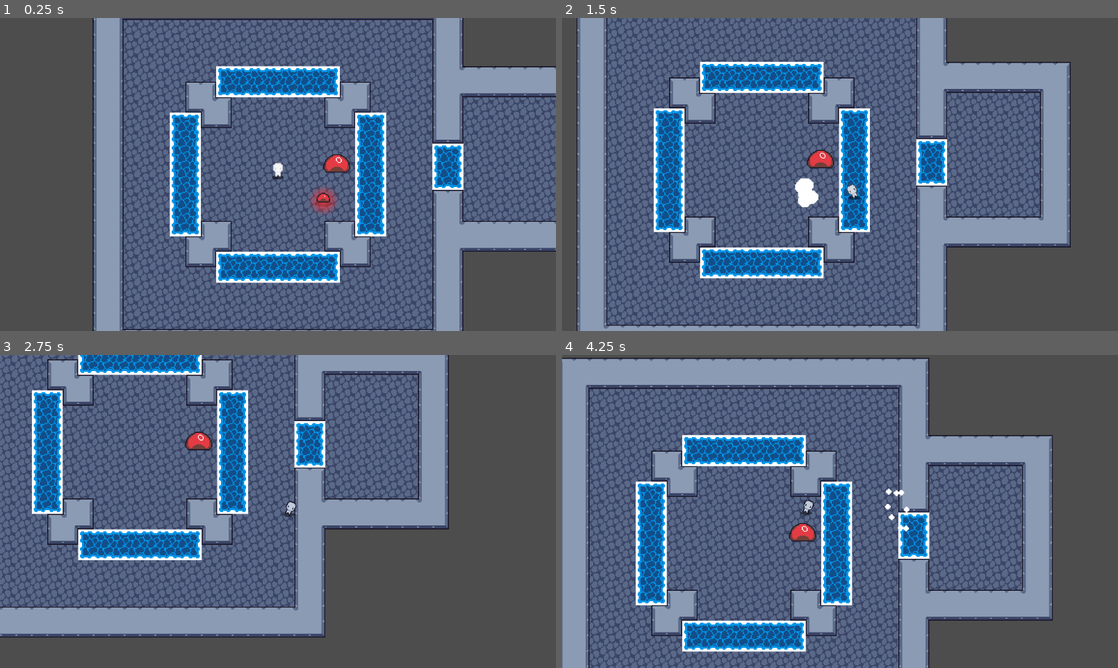
Above: before the commit, frames 1-4 (two rows, left to right).
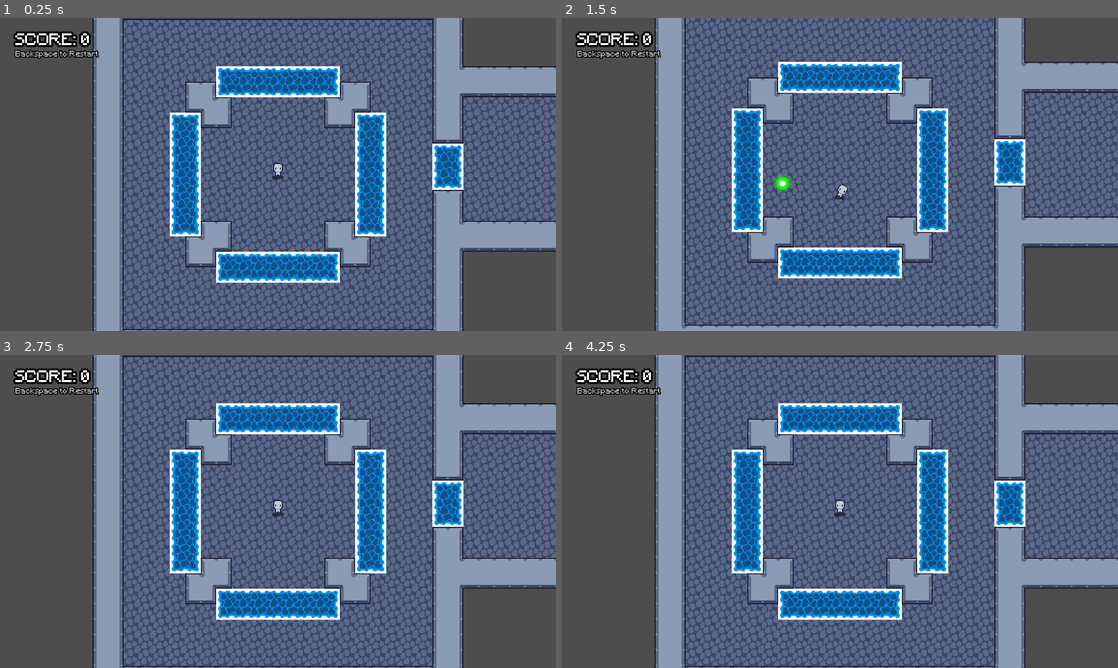
Above: after the commit, the same moments.

Repository: Atlinx/sgj-f2023
Game: Godot game, scene res://scenes/main.tscn
Same seed, same stepped clock (60 frames per second), same inputs: the game is played once before the commit and once after it.
Inputs (mouse positions are in pixels of both pictures, inside the frame that each line leads up to):
- Up to frame 1 (0.25 s): no input
- Up to frame 2 (1.5 s): move the mouse to (962, 158) at 0.52 s; hold D (p1_right) 0.53-1.28 s; hold Backspace 0.53-1.28 s; move the mouse to (728, 190) at 1.27 s; hold S (p1_down) from 1.28 s (still down); tap Space (p1_fire) at 1.35 s
- Up to frame 3 (2.75 s): tap Backspace at 1.55 s; move the mouse to (333, 442) at 2.02 s; release S (p1_down) at 2.03 s; hold D (p1_right) from 2.03 s (still down); hold Backspace from 2.03 s (still down)
- Up to frame 4 (4.25 s): move the mouse to (812, 574) at 2.77 s; release D (p1_right) at 2.78 s; release Backspace at 2.78 s; hold W (p1_up) 2.78-3.53 s; tap Backspace at 2.85 s; move the mouse to (1006, 558) at 3.52 s; hold A (p1_left) from 3.53 s (still down); hold Backspace from 3.53 s (still down); tap Space (p1_fire) at 3.6 s

The runs differ from the first frame. In frame 1, 1.5% of the frame differs, in the area x 2-63%, y 4-63%; in frame 2, 62%; in frame 3, 77%, in the area x 0-100%, y 0-100%; in frame 4, 76%.

Commit message:
Final game

Diff:
--- a/scenes/bullet.tscn
+++ b/scenes/bullet.tscn
@@ -13,7 +13,6 @@
 motion_mode = 1
 script = ExtResource("1_d106i")
 speed = 512.0
-lifetime = 0.5
 
 [node name="Sprite2D" type="Sprite2D" parent="."]
 material = ExtResource("2_ew4f6")
--- a/scenes/enemy_bullet.tscn
+++ b/scenes/enemy_bullet.tscn
@@ -1,15 +1,21 @@
-[gd_scene load_steps=4 format=3 uid="uid://btp7yvej8wme4"]
+[gd_scene load_steps=5 format=3 uid="uid://bcnh7qo1bytbp"]
 
 [ext_resource type="PackedScene" uid="uid://cmfu0ybbkg7tn" path="res://scenes/bullet.tscn" id="1_80urs"]
 [ext_resource type="Shader" path="res://materials/shaders/bullet.gdshader" id="2_f736a"]
+[ext_resource type="PackedScene" uid="uid://booa6u2jw1mxr" path="res://scenes/death_fx.tscn" id="3_u0fan"]
 
 [sub_resource type="ShaderMaterial" id="ShaderMaterial_8mido"]
 resource_local_to_scene = true
 shader = ExtResource("2_f736a")
 shader_parameter/bullet_color = Color(1, 0, 0, 1)
 
-[node name="Bullet" instance=ExtResource("1_80urs")]
+[node name="EnemyBullet" instance=ExtResource("1_80urs")]
+speed = 128.0
 team = 1
 
 [node name="Sprite2D" parent="." index="0"]
 material = SubResource("ShaderMaterial_8mido")
+
+[node name="DeathFx" parent="." index="3" instance=ExtResource("3_u0fan")]
+
+[connection signal="death" from="." to="DeathFx" method="on_death"]
--- a/scenes/main.tscn
+++ b/scenes/main.tscn
@@ -1,13 +1,25 @@
-[gd_scene load_steps=9 format=3 uid="uid://cf363is1q737y"]
+[gd_scene load_steps=11 format=3 uid="uid://cf363is1q737y"]
 
 [ext_resource type="PackedScene" uid="uid://ci8yj0nmd1i13" path="res://scenes/player.tscn" id="1_l1gen"]
 [ext_resource type="Script" path="res://scripts/level.gd" id="2_dek5y"]
 [ext_resource type="PackedScene" uid="uid://cdpn5s43qjbwg" path="res://scenes/slime.tscn" id="3_ojb2m"]
 [ext_resource type="Script" path="res://scripts/game_manager.gd" id="4_0g5c8"]
 [ext_resource type="TileSet" uid="uid://da4oraw1aomg7" path="res://sprites/tiles.tres" id="4_n3wi7"]
-[ext_resource type="Texture2D" uid="uid://b1coun74gy26l" path="res://sprites/giant_slime.png" id="5_6ugq8"]
 [ext_resource type="Script" path="res://scripts/enemy_spawner.gd" id="6_t8xrf"]
 [ext_resource type="AudioStream" uid="uid://dy58atrg72ubh" path="res://scenes/Background Music 2.mp3" id="8_jpg50"]
+[ext_resource type="FontFile" uid="uid://bif30ky26map1" path="res://sprites/Minecraft.ttf" id="8_tqedg"]
+
+[sub_resource type="LabelSettings" id="LabelSettings_mjsav"]
+font = ExtResource("8_tqedg")
+font_size = 32
+outline_size = 16
+outline_color = Color(0, 0, 0, 1)
+
+[sub_resource type="LabelSettings" id="LabelSettings_xkd5t"]
+font = ExtResource("8_tqedg")
+font_color = Color(0.745098, 0.745098, 0.745098, 1)
+outline_size = 8
+outline_color = Color(0, 0, 0, 1)
 
 [node name="Main" type="Node"]
 
@@ -30,21 +42,52 @@
 
 [node name="Player" parent="World/Level" instance=ExtResource("1_l1gen")]
 
-[node name="Slime" parent="World/Level" instance=ExtResource("3_ojb2m")]
-position = Vector2(47, 27)
+[node name="GameManager" type="Node" parent="." node_paths=PackedStringArray("score_label")]
+script = ExtResource("4_0g5c8")
+score_label = NodePath("../UI/Control/MarginContainer/VBoxContainer/ScoreLabel")
 
-[node name="Sprite2D" type="Sprite2D" parent="World/Level" node_paths=PackedStringArray("tile_map")]
-position = Vector2(61, -16)
-texture = ExtResource("5_6ugq8")
+[node name="EnemySpawner" type="Node" parent="." node_paths=PackedStringArray("tile_map", "game_manager")]
 script = ExtResource("6_t8xrf")
 enemy_prefabs = Array[PackedScene]([ExtResource("3_ojb2m")])
-enemy_amount = Vector2i(1, 1)
-spawn_interval = Vector2i(3, 3)
-tile_map = NodePath("..")
-
-[node name="GameManager" type="Node" parent="."]
-script = ExtResource("4_0g5c8")
+spawn_interval = Vector2i(5, 10)
+tile_map = NodePath("../World/Level")
+game_manager = NodePath("../GameManager")
 
 [node name="AudioStreamPlayer" type="AudioStreamPlayer" parent="."]
 stream = ExtResource("8_jpg50")
 autoplay = true
+
+[node name="UI" type="CanvasLayer" parent="."]
+
+[node name="Control" type="Control" parent="UI"]
+layout_mode = 3
+anchors_preset = 15
+anchor_right = 1.0
+anchor_bottom = 1.0
+grow_horizontal = 2
+grow_vertical = 2
+
+[node name="MarginContainer" type="MarginContainer" parent="UI/Control"]
+layout_mode = 1
+anchors_preset = 15
+anchor_right = 1.0
+anchor_bottom = 1.0
+grow_horizontal = 2
+grow_vertical = 2
+theme_override_constants/margin_left = 32
+theme_override_constants/margin_top = 32
+theme_override_constants/margin_right = 32
+theme_override_constants/margin_bottom = 32
+
+[node name="VBoxContainer" type="VBoxContainer" parent="UI/Control/MarginContainer"]
+layout_mode = 2
+
+[node name="ScoreLabel" type="Label" parent="UI/Control/MarginContainer/VBoxContainer"]
+layout_mode = 2
+text = "SCORE: 5"
+label_settings = SubResource("LabelSettings_mjsav")
+
+[node name="Label" type="Label" parent="UI/Control/MarginContainer/VBoxContainer"]
+layout_mode = 2
+text = "Backspace to Restart"
+label_settings = SubResource("LabelSettings_xkd5t")
--- a/scenes/player.tscn
+++ b/scenes/player.tscn
@@ -46,7 +46,7 @@
 player_animation_tree = NodePath("AnimationTree")
 
 [node name="Visuals" type="Node2D" parent="."]
-position = Vector2(0, -0.251358)
+position = Vector2(0, -0.999245)
 
 [node name="Sprite2D" type="Sprite2D" parent="Visuals"]
 material = SubResource("ShaderMaterial_jki3l")
@@ -66,8 +66,8 @@
 
 [node name="Health" type="Node" parent="."]
 script = ExtResource("3_f1j7r")
-health = 10
-max_health = 10
+health = 5
+max_health = 5
 
 [node name="Team" type="Node" parent="."]
 script = ExtResource("4_s4p3p")
--- a/scenes/slime.tscn
+++ b/scenes/slime.tscn
@@ -8,14 +8,14 @@
 [ext_resource type="Script" path="res://scripts/ai_movement.gd" id="5_mdci3"]
 [ext_resource type="Texture2D" uid="uid://chb2gw0u5bwmx" path="res://sprites/shadow.png" id="6_dd0s1"]
 [ext_resource type="Texture2D" uid="uid://ddkd5dp5f6mrs" path="res://sprites/glow.png" id="7_5qlwr"]
-[ext_resource type="PackedScene" path="res://scenes/enemy_bullet.tscn" id="7_gs87n"]
+[ext_resource type="PackedScene" uid="uid://bcnh7qo1bytbp" path="res://scenes/enemy_bullet.tscn" id="7_gs87n"]
 [ext_resource type="Script" path="res://scripts/damage_box.gd" id="8_rc48p"]
 [ext_resource type="AnimationLibrary" uid="uid://c37cmbh7l1rgo" path="res://animations/entity_anim_lib.tres" id="10_u3v1d"]
 [ext_resource type="AnimationNodeStateMachine" uid="uid://q81ouwttk58h" path="res://animations/entity_anim_tree.tres" id="10_yfn4j"]
 [ext_resource type="Script" path="res://scripts/entity_animation_tree.gd" id="11_ysmxa"]
 
 [sub_resource type="CircleShape2D" id="CircleShape2D_h8j63"]
-radius = 81.0247
+radius = 256.0
 
 [sub_resource type="CircleShape2D" id="CircleShape2D_0vhpe"]
 radius = 3.0
@@ -30,7 +30,7 @@
 collision_mask = 17
 
 [node name="Visuals" type="Node2D" parent="."]
-position = Vector2(0, -0.923834)
+position = Vector2(0, -0.216287)
 
 [node name="Sprite2D" type="Sprite2D" parent="Visuals"]
 position = Vector2(0, -4)
--- a/scripts/ai_movement.gd
+++ b/scripts/ai_movement.gd
@@ -9,12 +9,13 @@
 @export var fire_interval = 1
 @export var animation_tree: AnimationTree
 
-var _fire_timer: float = 0
+var _fire_timer: float
 
 var _update_position_timer: float = 0
 var _player: Node2D
 
 func _ready():
+	_fire_timer = fire_interval
 	detection_area.body_entered.connect(_on_body_entered)
 	detection_area.body_exited.connect(_on_body_exited)
 
--- a/scripts/enemy_spawner.gd
+++ b/scripts/enemy_spawner.gd
@@ -1,29 +1,56 @@
-extends Node2D
+extends Node
 
 @export var enemy_prefabs: Array[PackedScene]
 @export var enemy_amount = Vector2i(1, 5)
 @export var spawn_interval = Vector2i(3, 5)
 @export var tile_map: TileMap
+@export var game_manager: GameManager
+@export var start_spawn_delay: float = 5
 
 var _spawn_timer: float = 0
+var _spawnable_cells: Array[Vector2i] = []
+
+const WALL_TERRAIN_ID: int = 0
+
+func _ready():
+	for cell in tile_map.get_used_cells(0):
+		var tile_data = tile_map.get_cell_tile_data(0, cell)
+		if tile_data.terrain != WALL_TERRAIN_ID:
+			_spawnable_cells.append(cell)
+	set_process(false)
+	await get_tree().create_timer(start_spawn_delay).timeout
+	set_process(true)
+
+
+func _get_random_cells(amount: int) -> Array[Vector2i]:
+	var temp_spawnable_cells = _spawnable_cells.duplicate()
+	var valid_cells: Array[Vector2i] = []
+	for i in amount:
+		var valid_cell_index = randi() % temp_spawnable_cells.size()
+		valid_cells.append(temp_spawnable_cells[valid_cell_index])
+		temp_spawnable_cells.remove_at(valid_cell_index)
+	return valid_cells
+
 
 func _process(delta):
 	if _spawn_timer <= 0:
 		_spawn_timer = randf_range(spawn_interval.x, spawn_interval.y)
 		var enemy_count = randi_range(enemy_amount.x, enemy_amount.y)
 
+		var random_cells = _get_random_cells(enemy_count)
 		for i in range(enemy_count):
 			var enemy_index = randi() % enemy_prefabs.size()
 			var enemy = enemy_prefabs[enemy_index]
 			var enemy_inst: Node2D = enemy.instantiate()
 
-			var used_cells = tile_map.get_used_cells(0)
-			if used_cells.size() > 0:
-				var random_cell = used_cells[randi() % used_cells.size()]
-				var global_position = tile_map.map_to_local(random_cell * tile_map.tile_set.tile_size)
-				enemy_inst.global_position = global_position
-				add_child(enemy_inst)
-				print("1111")
+			enemy_inst.global_position = tile_map.to_global(tile_map.map_to_local(random_cells[i]))
+			add_child(enemy_inst)
+			var enemy_health = enemy_inst.get_node("Health")
+			enemy_health.death.connect(_on_enemy_death)
 
 	else:
 		_spawn_timer -= delta
+
+
+func _on_enemy_death():
+	game_manager.on_enemy_death()
--- a/scripts/game_manager.gd
+++ b/scripts/game_manager.gd
@@ -2,11 +2,23 @@
 class_name GameManager
 
 
-# Called when the node enters the scene tree for the first time.
-func _ready():
-	pass # Replace with function body.
+@export var score: int = 0
+@export var score_label: Label
 
 
-# Called every frame. 'delta' is the elapsed time since the previous frame.
+func _ready():
+	on_score_update()
+
+
+func on_enemy_death():
+	score += 1
+	on_score_update()
+
+
+func on_score_update():
+	score_label.text = "SCORE: %s" % score
+
+
 func _process(delta):
-	pass
+	if Input.is_key_pressed(KEY_BACKSPACE):
+		get_tree().reload_current_scene()
Not shown, added: export_presets.cfg
Binary file added: sprites/Minecraft.ttf
Not shown, added: sprites/Minecraft.ttf.import
Not shown, added: builds/windows.zip
Not shown, added: builds/windows/OneAdventurer.console.exe
Not shown, added: builds/windows/OneAdventurer.exe
Not shown, added: builds/windows/OneAdventurer.pck
